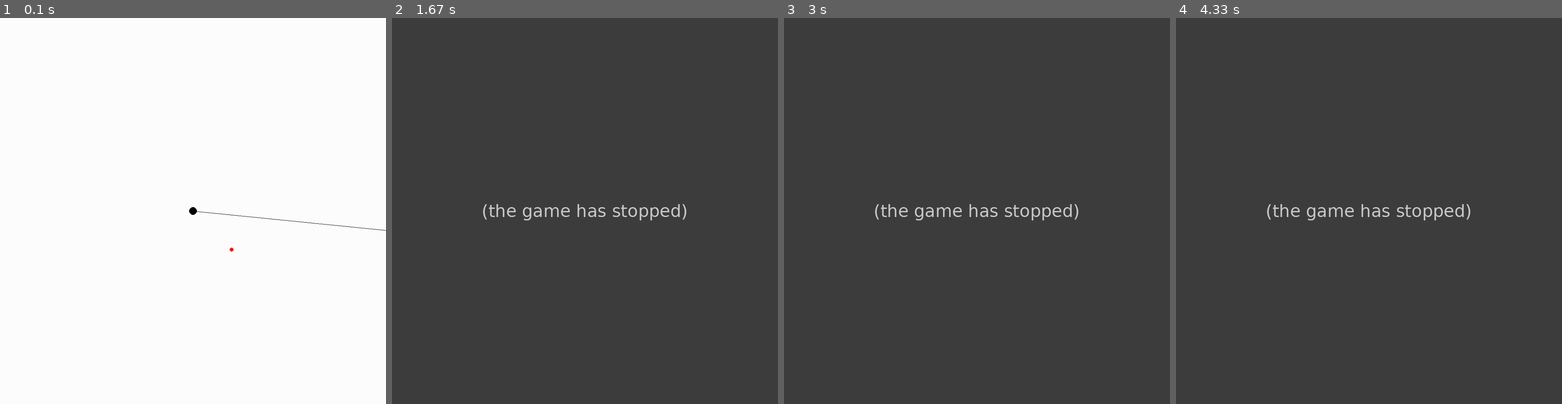
Above: before the commit, frames 1-4 (left to right).
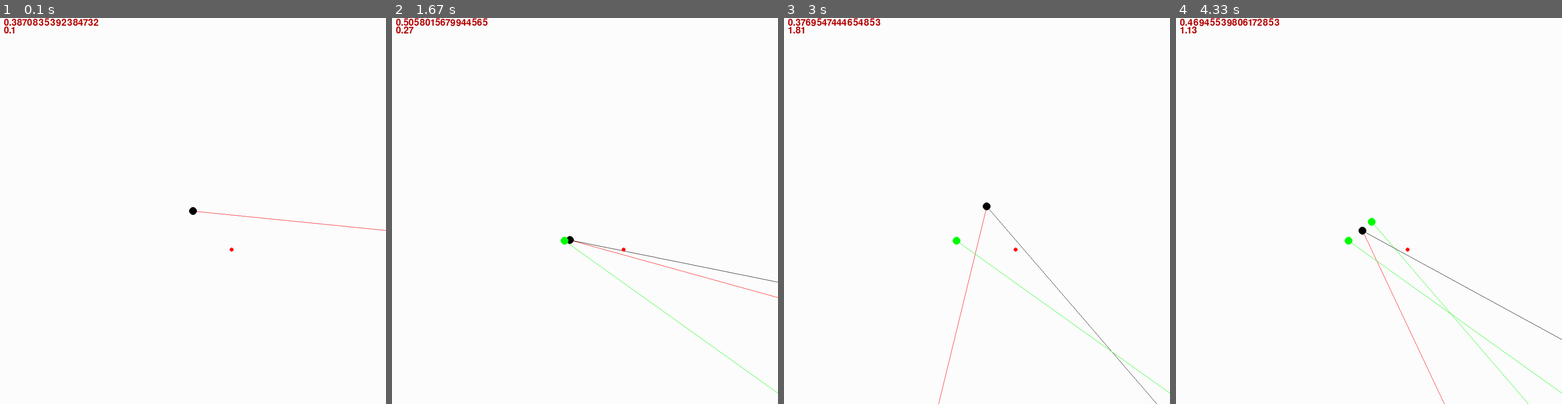
Above: after the commit, the same moments.

Repository: dimaystinov/kopter
Game: pygame game, started from main.py
Two runs of this game, one before a commit and one after it. Both use one fixed random seed, a clock stepped at 60 frames per second and the inputs below.
Inputs:
- Up to frame 1 (0.1 s): no input
- Up to frame 2 (1.67 s): hold D 0.33-0.8 s; hold W 0.83-1.13 s; hold D 1.17-1.63 s
- Up to frame 3 (3 s): hold A 1.67-2.2 s; tap E at 1.82 s; hold S 2.23-2.53 s; hold A 2.57-2.97 s
- Up to frame 4 (4.33 s): hold W 3-3.37 s; tap E at 3.15 s; hold D 3.4-4.03 s; hold S from 4.07 s (still down)

The runs differ from the first frame. In frame 1, 0.4% of the frame differs, in the area x 1-100%, y 0-56%; in frame 2, 100%; in frame 3, 100%, in the area x 0-100%, y 0-100%; in frame 4, 100%.
Error before the commit: ZeroDivisionError: division by zero (classes.py line 49); the game stopped at 1.52 s (later frames are placeholders)

Commit message:
alpha 0.03

Diff:
--- a/classes.py
+++ b/classes.py
@@ -1,5 +1,5 @@
 import math
-
+import random
 
 class Drone:
     def __init__(self, x: float, y: float, angle: float):
@@ -8,7 +8,7 @@
         self.angle: float = angle
         self.check: bool = True
         self.max_angle = 0
-        self.max_power = -1
+        self.max_power = 0
 
     def get_angle(self):
         return self.angle
@@ -37,6 +37,11 @@
         self.x += x
         self.y += y
 
+    def fly(self, x: float, y: float, z: float):
+        self.y += math.sin(self.angle - z * math.pi) * y
+        self.x += math.cos(self.angle - z * math.pi) * x
+
+
 
 class Camera:
     def __init__(self, x_poi: float, y_poi: float, a: float):
@@ -46,8 +51,21 @@
 
     def get_power_of_poi(self, drone: Drone):
         distance = math.sqrt((drone.x - self.x_poi) ** 2 + (drone.y - self.y_poi) ** 2)
-        angle_to_point = math.atan((self.y_poi - drone.y) / (self.x_poi - drone.x))
-        return self.a / (distance ** 2) * math.cos(angle_to_point - drone.angle)
+        angle_to_point = math.atan2((self.y_poi - drone.y),(self.x_poi - drone.x))
+        return self.a / (distance ** 2) * math.cos(angle_to_point - drone.angle) #* float(random.randint(70, 120)
+                                                                                  #           / 100)
+
+    def get_power_of_poi_pos(self, x: float, y: float, angle: float):
+        distance = math.sqrt((x - self.x_poi) ** 2 + (y - self.y_poi) ** 2)
+        angle_to_point = math.atan2((self.y_poi - y), (self.x_poi - x))
+        return self.a / (distance ** 2) * math.cos(angle_to_point - angle) * float(random.randint(70, 120) / 100)
+
+    def get_power_of_poi_many_times(self, drone: Drone, times: int = 0):
+        all = 0
+        for i in range(times):
+            all += self.get_power_of_poi(drone)
+        return all/times
+
 
     def get_position(self):
         return self.x_poi, self.y_poi
@@ -58,7 +76,7 @@
         self.back = []
 
     def push(self, drone: Drone):
-        self.back.append(drone.get_position())
+        self.back.append((drone.get_position(), drone.get_angle()))
 
     def get_all_points(self):
         return self.back
--- a/functions.py
+++ b/functions.py
@@ -2,14 +2,19 @@
 import classes
 import pygame_functions
 
-def get_max(drone: classes.Drone, camera: classes.Camera):
+
+def get_max(drone: classes.Drone, camera: classes.Camera, points: classes.Points):
     if drone.check:
         drone.rotate(0.01)
-        power = camera.get_power_of_poi(drone)
-        if power > drone.max_power:
+        if drone.max_power < camera.get_power_of_poi_many_times(drone, 10):
+            drone.max_power = camera.get_power_of_poi(drone)
             drone.max_angle = drone.angle
-            drone.max_power = power
     else:
-        drone.set_angle(drone.max_angle)
-    if drone.get_angle() == 0:
-        drone.check = False
+        drone.angle = drone.max_angle
+        points.push(drone)
+        return True
+    if camera.get_power_of_poi(drone) < 0:
+        drone.angle = drone.max_angle
+        points.push(drone)
+        return True
+    return False
--- a/main.py
+++ b/main.py
@@ -6,7 +6,16 @@
     window = pygame_functions.Window()
     drone = classes.Drone(500, 500, 0)
     camera = classes.Camera(600, 600, 10000)
+    points = classes.Points()
+    count = 0
     while True:
+        window.update(drone, camera, points)
         window.get_keyboard(drone)
-        window.update(drone, camera)
-        functions.get_max(drone, camera)
+        if count < 10:
+            if functions.get_max(drone, camera, points):
+                count += 1
+                drone.fly(30, 30, 0.5)
+                drone.check = True
+                drone.max_angle = 0
+                drone.max_power = 0
+                drone.angle = 0.01
--- a/pygame_functions.py
+++ b/pygame_functions.py
@@ -20,25 +20,45 @@
             if event.type == pygame.QUIT:
                 exit(0)
         if keys[pygame.K_w]:
-            drone.move(0, -1)
+            drone.fly(1, 1, 0)
         if keys[pygame.K_s]:
-            drone.move(0, 1)
+            drone.fly(-1, -1, 0)
         if keys[pygame.K_a]:
-            drone.move(-1, 0)
+            drone.fly(1, 1, 0.5)
         if keys[pygame.K_d]:
-            drone.move(1, 0)
+            drone.fly(1, 1, -0.5)
         if keys[pygame.K_e]:
             drone.rotate(-0.01)
         if keys[pygame.K_q]:
             drone.rotate(0.01)
 
-    def update(self, drone: classes.Drone, camera: classes.Camera):
+    def update(self, drone: classes.Drone, camera: classes.Camera, points: classes.Points):
         self.screen.fill(setting.FIELD_COLOR)
+        x2, y2 = drone.get_position()
+        x2 = x2 + 10000 * math.cos(drone.max_angle)
+        y2 = y2 + 10000 * math.sin(drone.max_angle)
+        pygame.draw.line(self.screen, setting.DRONE_COLOR, drone.get_position(), (x2, y2), setting.THICKNESS_DRONE_LINE)
         x2, y2 = drone.get_position()
         x2 = x2 + 10000 * math.cos(drone.get_angle())
         y2 = y2 + 10000 * math.sin(drone.get_angle())
-        pygame.draw.line(self.screen, setting.DRONE_COLOR, drone.get_position(), (x2, y2), setting.THICKNESS_DRONE_LINE)
+        pygame.draw.line(self.screen, setting.POI_COLOR, drone.get_position(), (x2, y2), setting.THICKNESS_DRONE_LINE)
+
         pygame.draw.circle(self.screen, setting.DRONE_COLOR, drone.get_position(), setting.RADIUS_DRONE)
         pygame.draw.circle(self.screen, setting.POI_COLOR, camera.get_position(), setting.RADIUS_POI)
+        for i in points.get_all_points():
+            pygame.draw.circle(self.screen, setting.LAST_COLOR, i[0], setting.RADIUS_DRONE)
+            x2, y2 = i[0]
+            x2 = x2 + 10000 * math.cos(i[1])
+            y2 = y2 + 10000 * math.sin(i[1])
+            pygame.draw.line(self.screen, setting.LAST_COLOR, i[0], (x2, y2),
+                             setting.THICKNESS_DRONE_LINE)
+        f1 = pygame.font.Font(None, 36)
+        text1 = f1.render(f"{camera.get_power_of_poi(drone)}", True,
+                          (180, 0, 0))
+        self.screen.blit(text1, (10, 0))
+        text2 = f1.render(f"{drone.angle}", True,
+                          (180, 0, 0))
+        self.screen.blit(text2, (10, 20))
+
         self.clock.tick(setting.FPS)
         pygame.display.flip()
--- a/setting.py
+++ b/setting.py
@@ -4,6 +4,7 @@
 FIELD_COLOR = (255, 255, 255)
 POI_COLOR = (255, 0, 0)
 DRONE_COLOR = (0, 0, 0)
+LAST_COLOR = (0, 255, 0)
 RADIUS_POI = 5
 RADIUS_DRONE = 10
 THICKNESS_DRONE_LINE = 1
